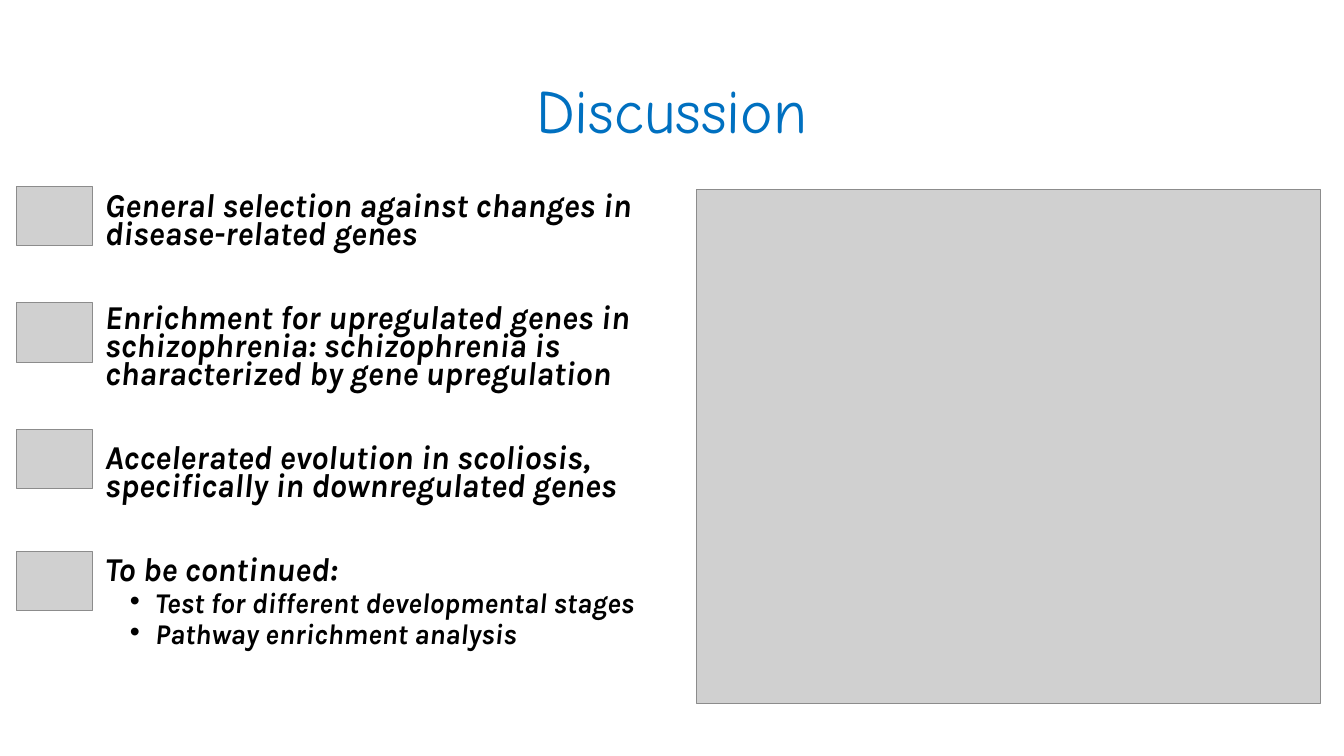
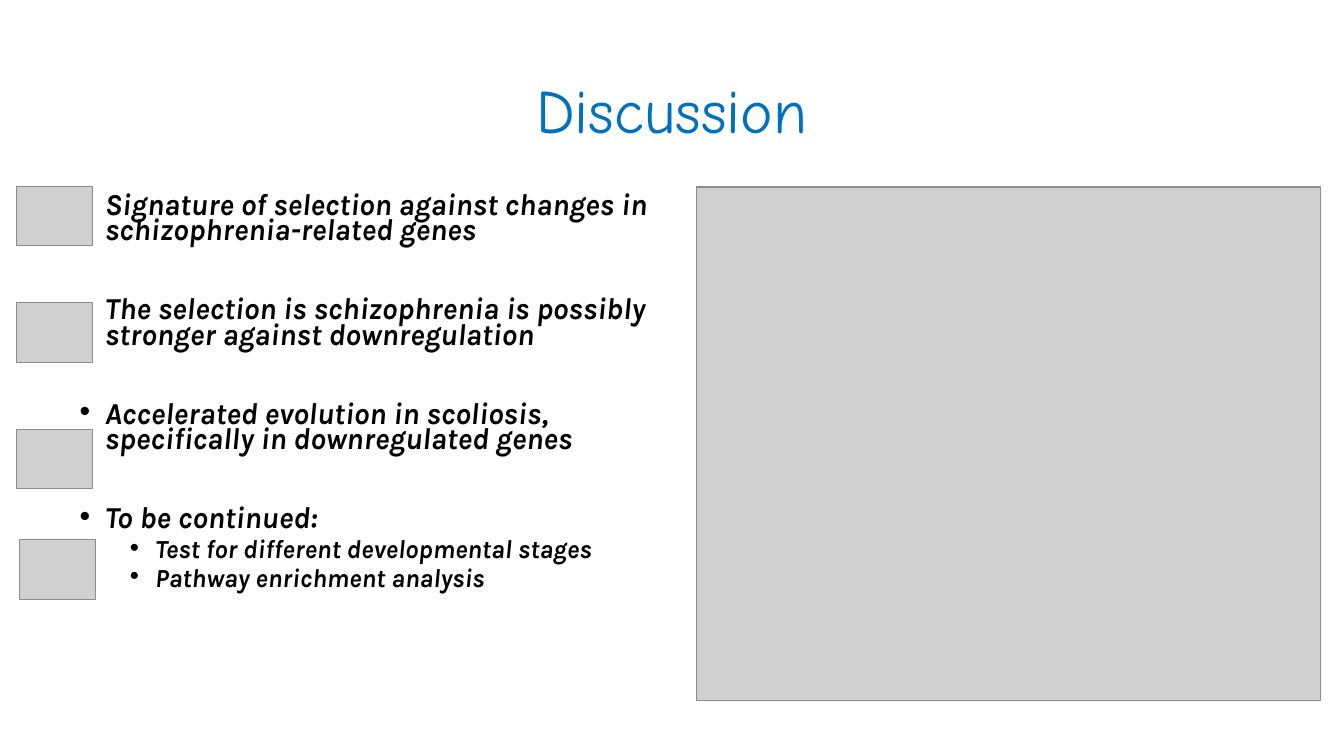
Before and after one commit to GilSasson1/DS_Project_WIS, a slide deck: slide 15 of presentation.pptx. Drawn at 1344x756 pixels with LibreOffice and Linux fonts; fonts in the diff are those of the drawing; grey boxes stand for pictures. Boxes give left, top, right and bottom in pixels: in the first picture for what was removed or moved away, otherwise in the second. Text is boxed around its words. In the diff, an @@ line names an element or a change of style, - is before the commit and + after.

```diff
--- a/presentation.pptx
+++ b/presentation.pptx
@@ text at (x1=105, y1=193, x2=647, y2=353): text changed; size 23.8 to 21.7 pt @@
-• General selection against changes in disease-related genes
-• Enrichment for upregulated genes in schizophrenia: schizophrenia is characterized by gene upregulation
+• Signature of selection against changes in schizophrenia-related genes
+• The selection is schizophrenia is possibly stronger against downregulation
@@ text at (x1=105, y1=402, x2=592, y2=593): size 23.8 to 21.7 pt in "Accelerated evolution in scoliosis, specifically in downregu ...", "To be continued:"; size 20.4 to 18.6 pt in "Test for different developmental stages", "Pathway enrichment analysis" @@
@@ picture moved from (x1=17, y1=552, x2=93, y2=611) to (x1=19, y1=540, x2=95, y2=600) @@
```
Also in this commit, not shown: 8 other slides changed, 1 other file.
